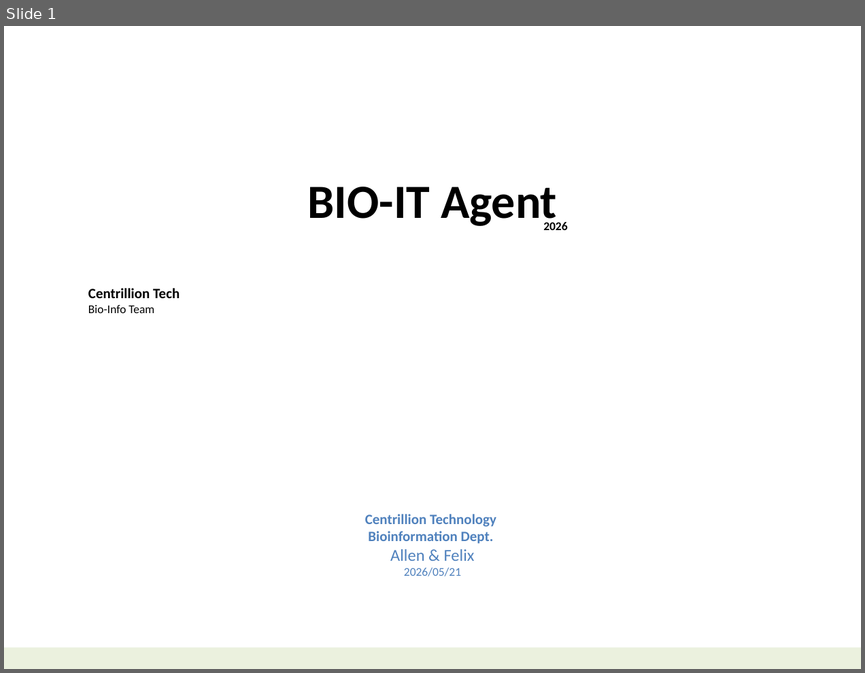
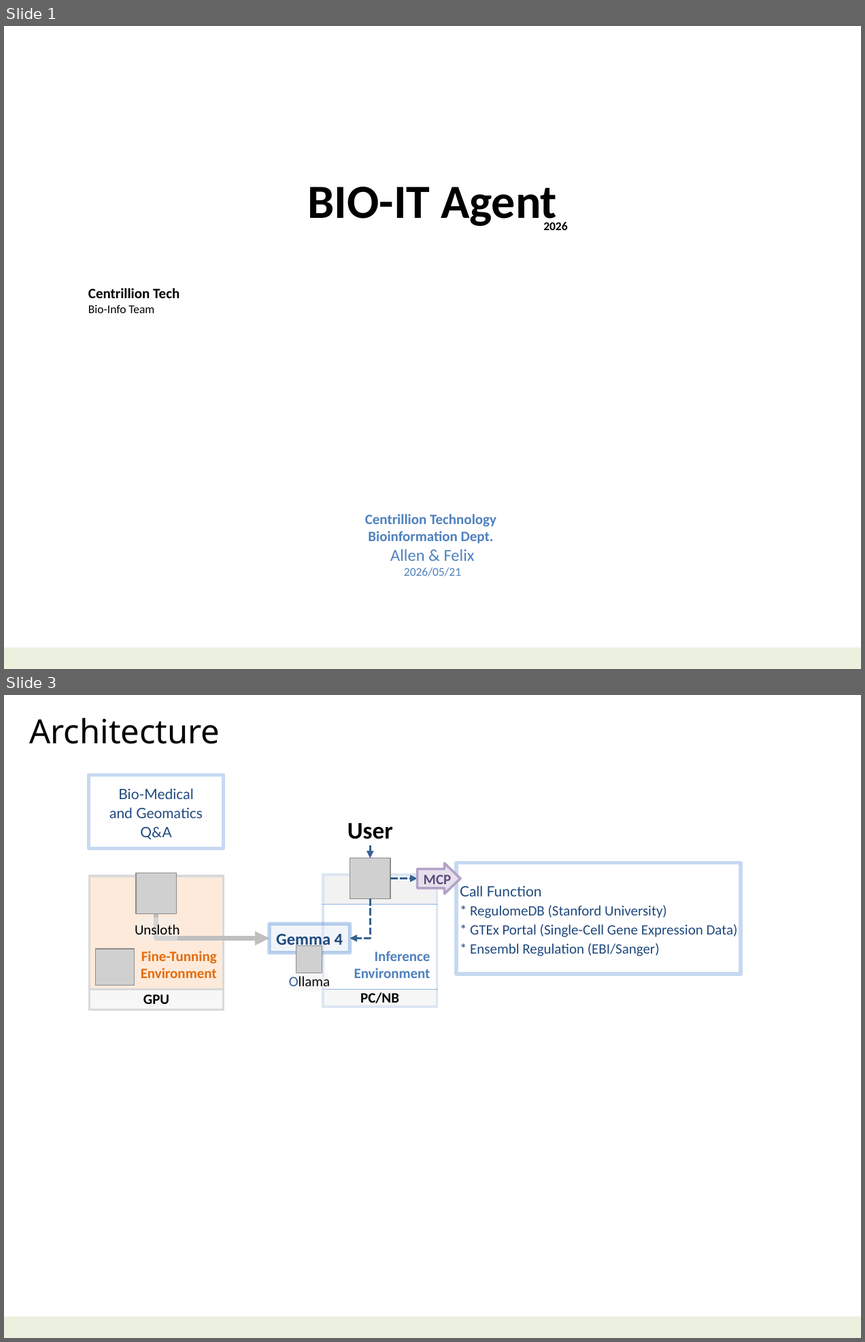
Before and after one commit to navibator/crazy-ai, a slide deck: bio-it-agent.pptx. Shown one above the other, each under a label of ours: slide 1 before the commit, slides 1 and 3 after it; the slides between them are not shown. The pictures are 865x673 and 865x1342 pixels, drawn with LibreOffice and Linux fonts; fonts in the diff are those of the drawing; grey boxes stand for pictures. Boxes give left, top, right and bottom in pixels: in the first picture for what was removed or moved away, otherwise in the second. Text is boxed around its words. In the diff, an @@ line names an element or a change of style, - is before the commit and + after.

```diff
--- a/bio-it-agent.pptx
+++ b/bio-it-agent.pptx
@@ slide 3 added at box(4, 695, 861, 1338), background #FFFFFF; not listed: 1 template element that a slide beside it also shows @@
@@ text added at box(29, 717, 220, 744), 28 pt, text #000000 @@
+Architecture
@@ rectangle added at box(89, 775, 224, 849), outline #C6D9F1 3 pt, 12 pt, text #1F497D @@
+Bio-Medical
+and Geomatics
+Q&A
@@ text added at box(347, 823, 393, 839), 20 pt, text #000000, bold @@
+User
@@ picture added at box(350, 858, 390, 898) @@
@@ arrow added from (370, 845) to (370, 858), #376092 2 pt @@
@@ table added at box(90, 876, 224, 1009), 2 rows, 1 columns @@
+Fine-Tunning / Environment
+GPU
@@ picture added at box(136, 873, 176, 913) @@
@@ table added at box(323, 874, 436, 1006), 3 rows, 1 columns @@
+
+Inference / Environment
+PC/NB
@@ down arrow added at box(418, 863, 461, 894), fill #E6E0EC, outline #B3A2C7 2 pt, 12 pt, text #604A7B, bold @@
+MCP
@@ rectangle added at box(456, 863, 741, 974), outline #C6D9F1 3 pt, 12 pt, text #1F497D @@
+Call Function
+* RegulomeDB (Stanford University)
+* GTEx Portal (Single-Cell Gene Expression Data)
+* Ensembl Regulation (EBI/Sanger)
@@ arrow added from (390, 879) to (417, 879), #376092 2 pt dashed @@
@@ rectangle added at box(137, 917, 177, 940), fill #F2F2F2 at 40% opacity, 12 pt, text #000000 @@
+Unsloth
@@ elbow arrow added from (156, 913) to (270, 938), #BFBFBF 4 pt @@
@@ elbow arrow added from (370, 899) to (350, 938), #376092 2 pt dashed @@
@@ rectangle added at box(270, 923, 350, 953), fill #DCE6F2 at 40% opacity, outline #558ED5 3 pt, 14 pt, text #1F497D, bold @@
+Gemma 4
@@ picture added at box(96, 949, 135, 985) @@
@@ picture added at box(296, 946, 322, 974) @@
@@ rectangle added at box(291, 972, 328, 989), fill #F2F2F2 at 40% opacity, 12 pt, text #0D0D0D @@
+Ollama
```
Also in this commit, not shown: 5 other slides added, 6 slides removed, 4 other files.
